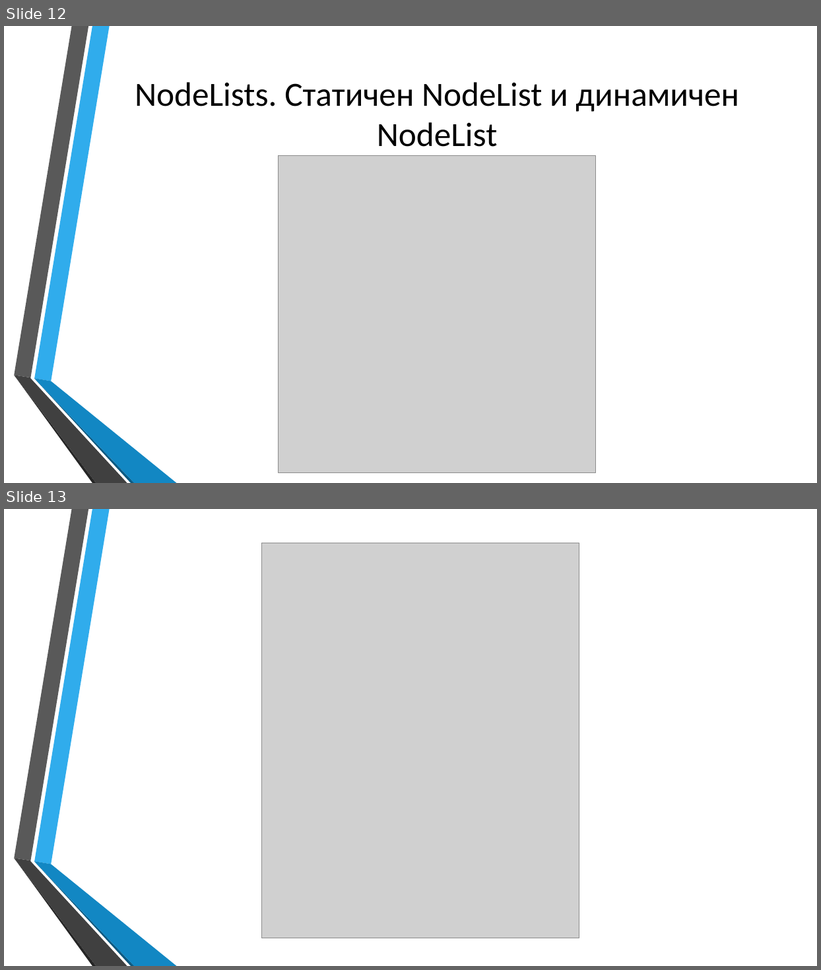
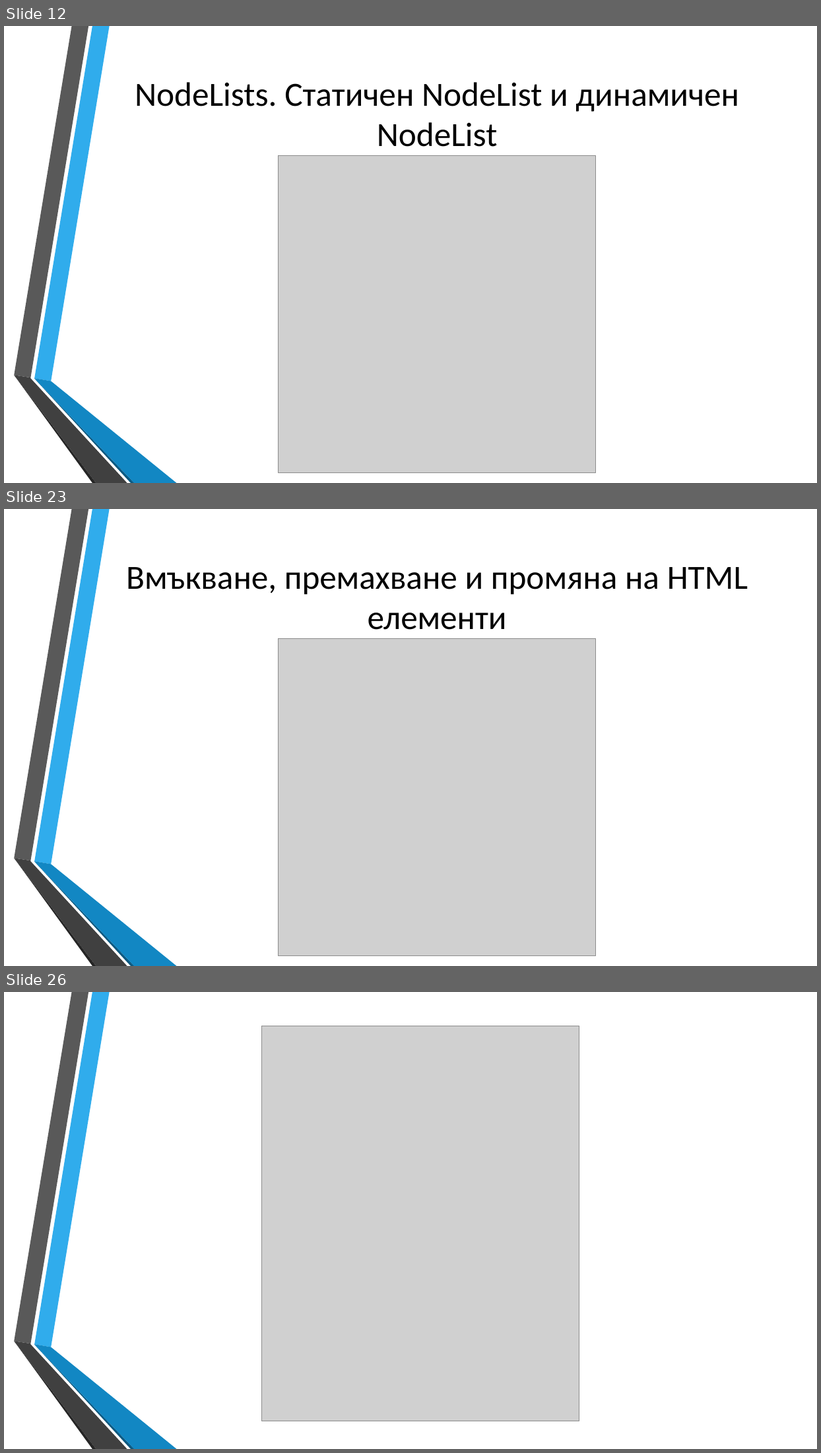
Before and after one commit to dnmitev/IT-Academy, a slide deck: JS Fundamentals/9.DOM&CSS/DOM&CSS.pptx. Shown one above the other, each under a label of ours: slides 12 and 13 before the commit, slides 12, 23 and 26 after it; the slides between them are not shown. The pictures are 821x970 and 821x1453 pixels, drawn with LibreOffice and Linux fonts; fonts in the diff are those of the drawing; grey boxes stand for pictures; background and template pictures are left out. Boxes give left, top, right and bottom in pixels: in the first picture for what was removed or moved away, otherwise in the second. Text is boxed around its words. In the diff, an @@ line names an element or a change of style, - is before the commit and + after.

```diff
--- a/JS Fundamentals/9.DOM&CSS/DOM&CSS.pptx
+++ b/JS Fundamentals/9.DOM&CSS/DOM&CSS.pptx
@@ slide 23 added at (x1=4, y1=509, x2=817, y2=966), background picture (left out); not listed: 6 template elements that a slide beside it also shows @@
@@ title added at (x1=126, y1=567, x2=748, y2=630), 40 pt, text #000000 @@
+Вмъкване, премахване и промяна на HTML елементи
@@ picture added at (x1=279, y1=639, x2=596, y2=956) @@
@@ what was slide 13 is now slide 26 @@
```
Also in this commit, not shown: 1 slide changed, 12 other slides added, 9 other files.
